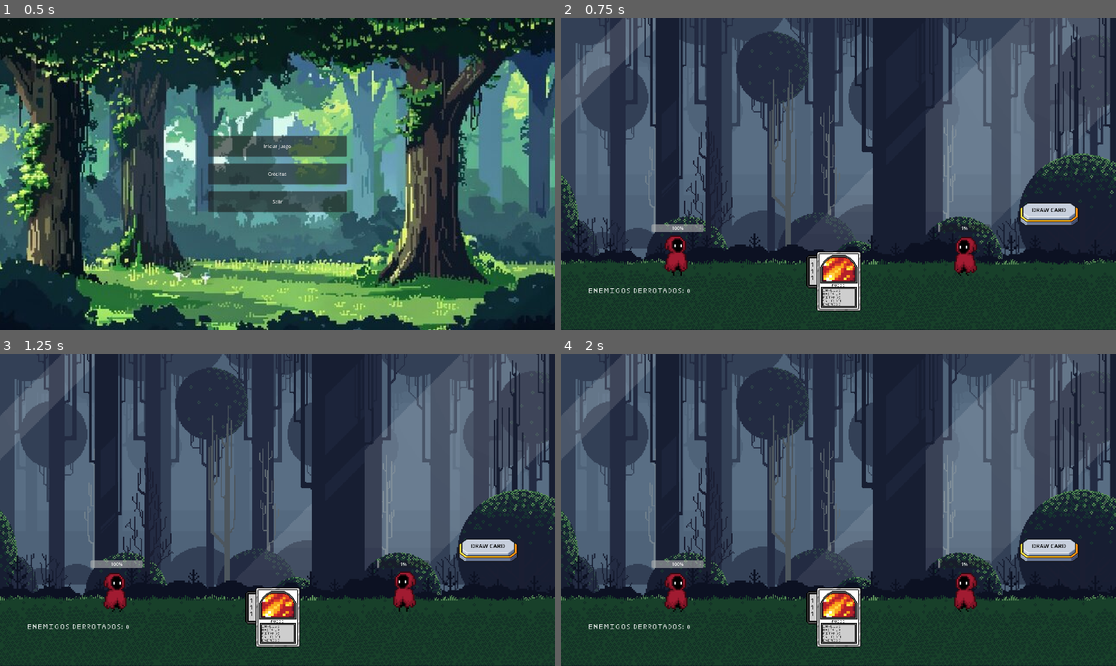
Above: before the commit, frames 1-4 (two rows, left to right).
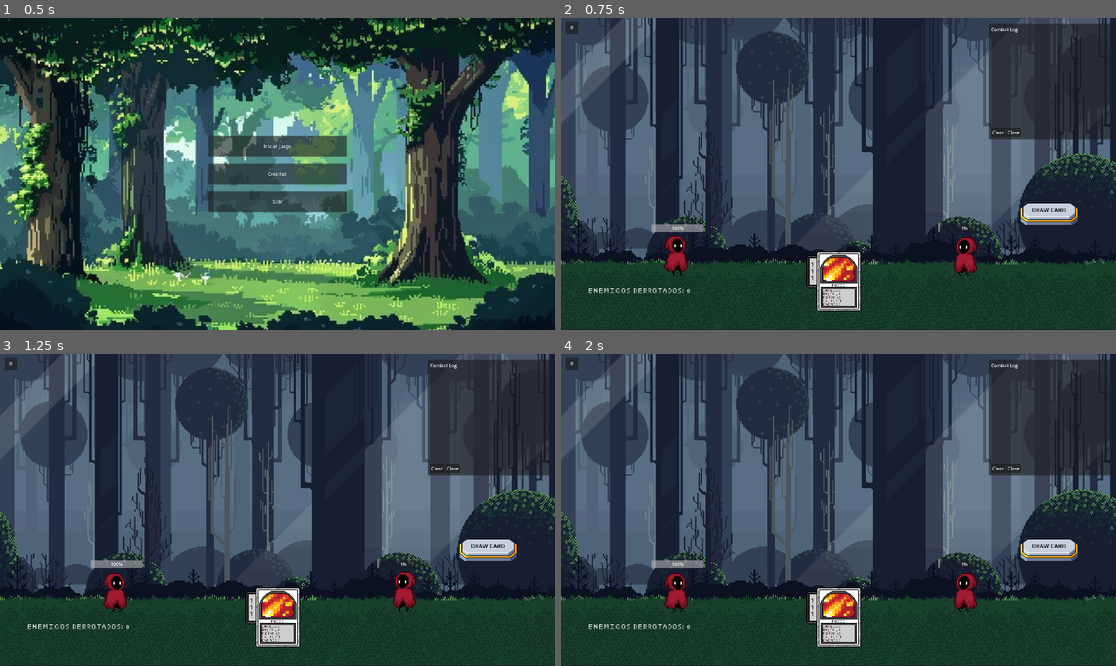
Above: after the commit, the same moments.

Repository: u1751855481-maker/quantumdeck
Game: Godot game, scene res://scenes/main_menu.tscn
Same seed, same stepped clock (60 frames per second), same inputs: the game is played once before the commit and once after it.
Inputs:
- Up to frame 1 (0.5 s): no input
- Up to frame 2 (0.75 s): click "Iniciar juego" at 0.5 s
- Up to frame 3 (1.25 s): no input
- Up to frame 4 (2 s): click "DRAW CARD" at 1.25 s

Frame 1 is identical in both runs. In frame 2, 7.5% of the frame differs, in the area x 0-99%, y 1-39%; in frame 3, 7.5%; in frame 4, 7.5%.
Error before the commit: Parse Error: Identifier "theme" not declared in the current scope. (res://scripts/ui/ui_manager.gd:15)

Commit message:
Fix UIManager typing and theme scope errors

Diff:
--- a/scripts/ui/ui_manager.gd
+++ b/scripts/ui/ui_manager.gd
@@ -3,17 +3,17 @@
 @onready var MenuContainer: Control = $MenuContainer
 @onready var FadeRect: ColorRect = $FadeRect
 
-var MenuRegistry := {
+var MenuRegistry: Dictionary = {
 	"pause_menu": preload("res://scenes/pause_menu.tscn"),
 	"combat_log_panel": preload("res://scenes/ui/combat_log_panel.tscn"),
 	"debug_overlay": preload("res://scenes/ui/debug_overlay.tscn")
 }
 
-var OpenMenus := {}
+var OpenMenus: Dictionary = {}
 
 func _ready() -> void:
-	if(theme == null):
-		theme = Theme.new()
+	if(MenuContainer.theme == null):
+		MenuContainer.theme = Theme.new()
 	FadeRect.visible = false
 	FadeRect.modulate.a = 0.0
 
@@ -22,7 +22,8 @@
 		return OpenMenus[menu_name]
 	if(!MenuRegistry.has(menu_name)):
 		return null
-	var menu := MenuRegistry[menu_name].instantiate()
+	var menu_scene: PackedScene = MenuRegistry[menu_name]
+	var menu: Node = menu_scene.instantiate()
 	if(menu.has_signal("requested_close")):
 		menu.connect("requested_close", _on_menu_requested_close.bind(menu_name))
 	MenuContainer.add_child(menu)
